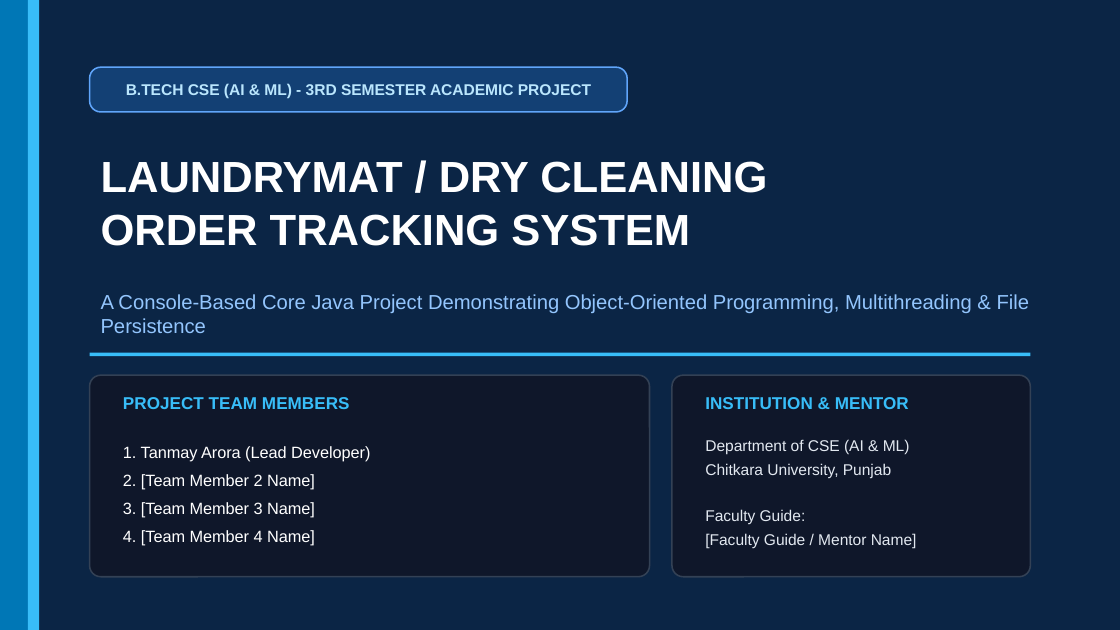
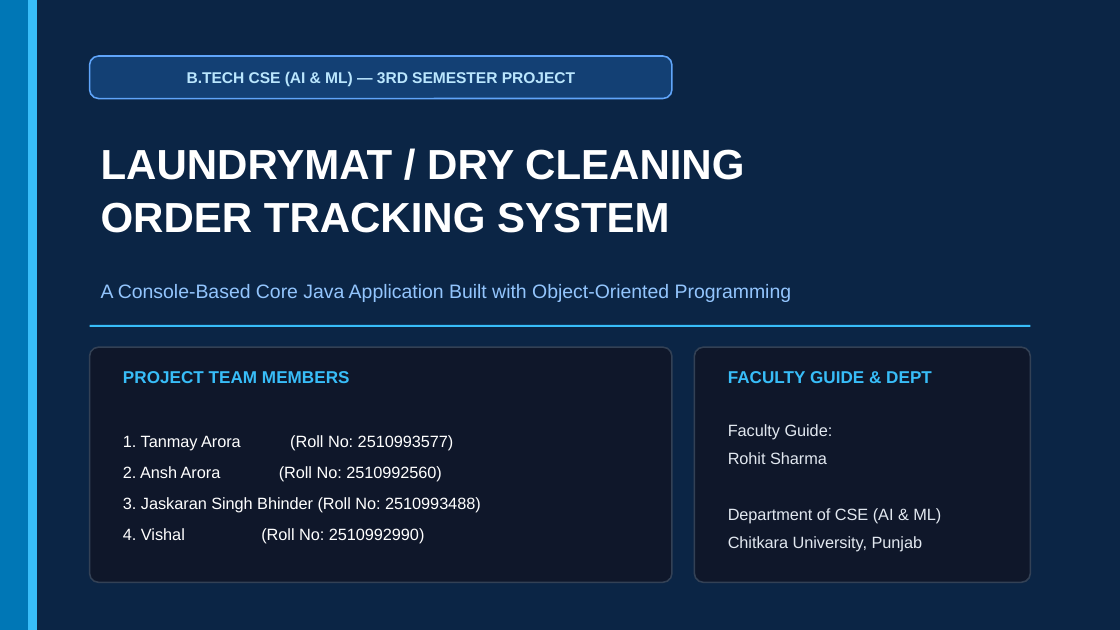
Before and after one commit to Tanmay-Arora19/Laundry-Management-System, a slide deck: slide 1 of Laundry_Management_System_Presentation.pptx. Drawn at 1120x630 pixels with LibreOffice and Linux fonts; fonts in the diff are those of the drawing. Boxes give left, top, right and bottom in pixels: in the first picture for what was removed or moved away, otherwise in the second. Text is boxed around its words. In the diff, an @@ line names an element or a change of style, - is before the commit and + after.

Commit message:
Compress presentation content, add exact team member details, and update faculty guide to Rohit Sharma

```diff
--- a/Laundry_Management_System_Presentation.pptx
+++ b/Laundry_Management_System_Presentation.pptx
@@ proportions changed in 3 elements at (90, 347, 672, 582), (694, 347, 1030, 582), (90, 56, 672, 99) @@
@@ rounded rectangle: place and size @@
-rounded rectangle at (90, 67, 627, 112)
+rounded rectangle at (90, 56, 672, 99)
@@ text at (187, 71, 575, 86): text changed @@
-B.TECH CSE (AI & ML) - 3RD SEMESTER ACADEMIC PROJECT
+B.TECH CSE (AI & ML) — 3RD SEMESTER PROJECT
@@ text "LAUNDRYMAT / DRY CLEANING": place and size @@
-text "LAUNDRYMAT / DRY CLEANING" at (101, 161, 767, 246)
+text "LAUNDRYMAT / DRY CLEANING" at (101, 149, 744, 233)
@@ text "LAUNDRYMAT / DRY CLEANING" at (101, 149, 744, 233): size 28 to 27 pt @@
@@ text at (101, 284, 792, 302): text changed; size 13 to 12.5 pt @@
-A Console-Based Core Java Project Demonstrating Object-Oriented Programming, Multithreading & File Persistence
+A Console-Based Core Java Application Built with Object-Oriented Programming
@@ rectangle: place and size @@
-rectangle at (90, 353, 1030, 356)
+rectangle at (90, 325, 1030, 327)
@@ rounded rectangle: place and size @@
-rounded rectangle at (90, 375, 650, 577)
+rounded rectangle at (90, 347, 672, 582)
@@ rounded rectangle: place and size @@
-rounded rectangle at (672, 375, 1030, 577)
+rounded rectangle at (694, 347, 1030, 582)
@@ text "PROJECT TEAM MEMBERS": place and size @@
-text "PROJECT TEAM MEMBERS" at (123, 397, 350, 409)
+text "PROJECT TEAM MEMBERS" at (123, 371, 350, 383)
@@ text at (728, 371, 932, 383): text changed @@
-INSTITUTION & MENTOR
+FACULTY GUIDE & DEPT
@@ text "Faculty Guide:": place and size @@
-text "Faculty Guide:" at (705, 439, 917, 548)
+text "Faculty Guide:" at (728, 424, 941, 552)
@@ text at (123, 435, 481, 544): text changed @@
-1. Tanmay Arora (Lead Developer)
-2. [Team Member 2 Name]
-3. [Team Member 3 Name]
-4. [Team Member 4 Name]
+1. Tanmay Arora (Roll No: 2510993577)
+2. Ansh Arora (Roll No: 2510992560)
+3. Jaskaran Singh Bhinder (Roll No: 2510993488)
+4. Vishal (Roll No: 2510992990)
@@ text at (728, 424, 833, 464): paragraphs added @@
+Faculty Guide:
+Rohit Sharma
@@ text at (705, 509, 917, 548): paragraphs removed @@
-Faculty Guide:
-[Faculty Guide / Mentor Name]
@@ text at (728, 508, 941, 552): size 10 to 10.5 pt in "Department of CSE (AI & ML)", "Chitkara University, Punjab"; line spacing 15pt to 18pt @@
```
Also in this commit, not shown: 17 other slides changed, 2 slides added, 2 slides removed, 2 other files.
